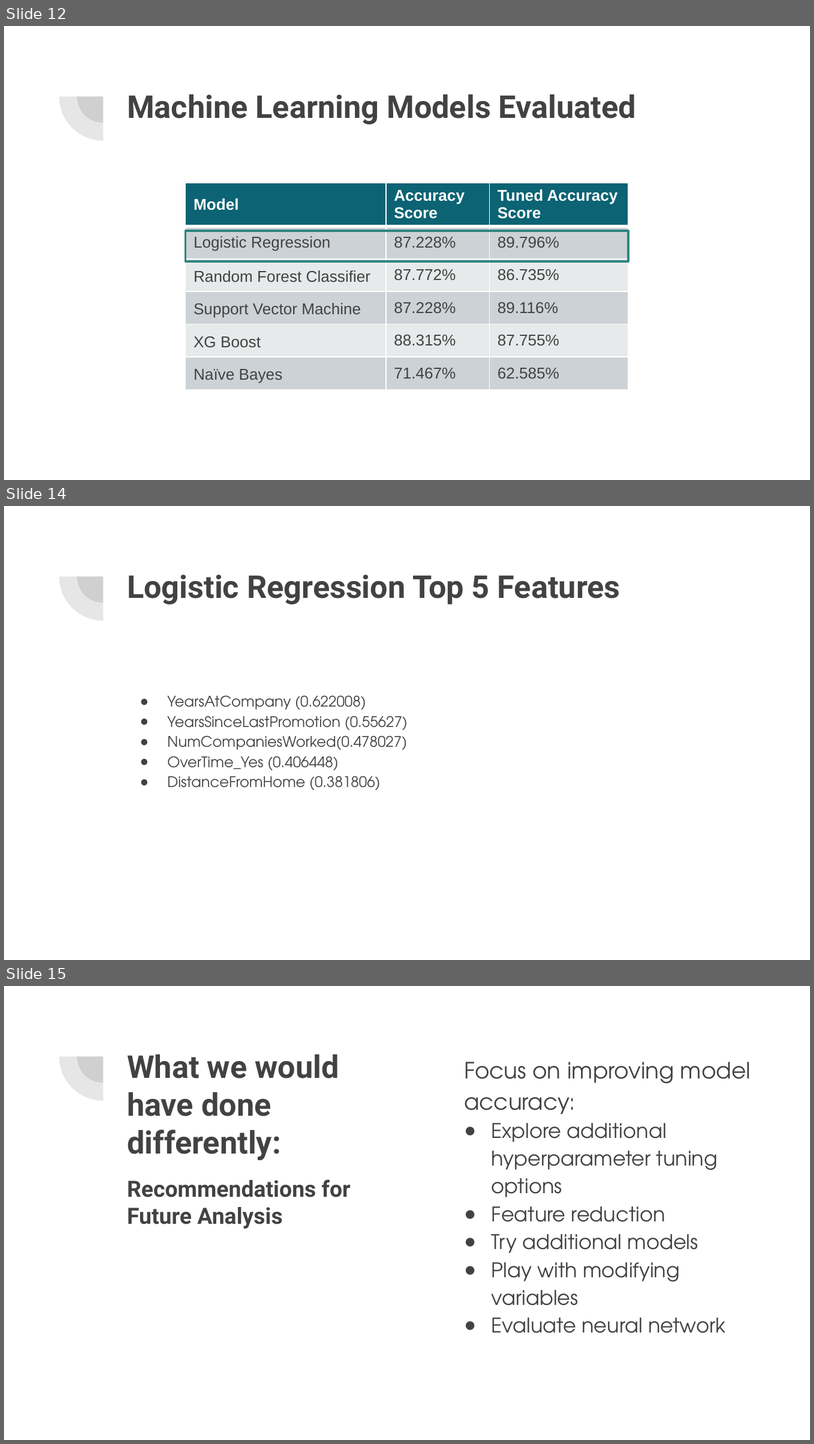
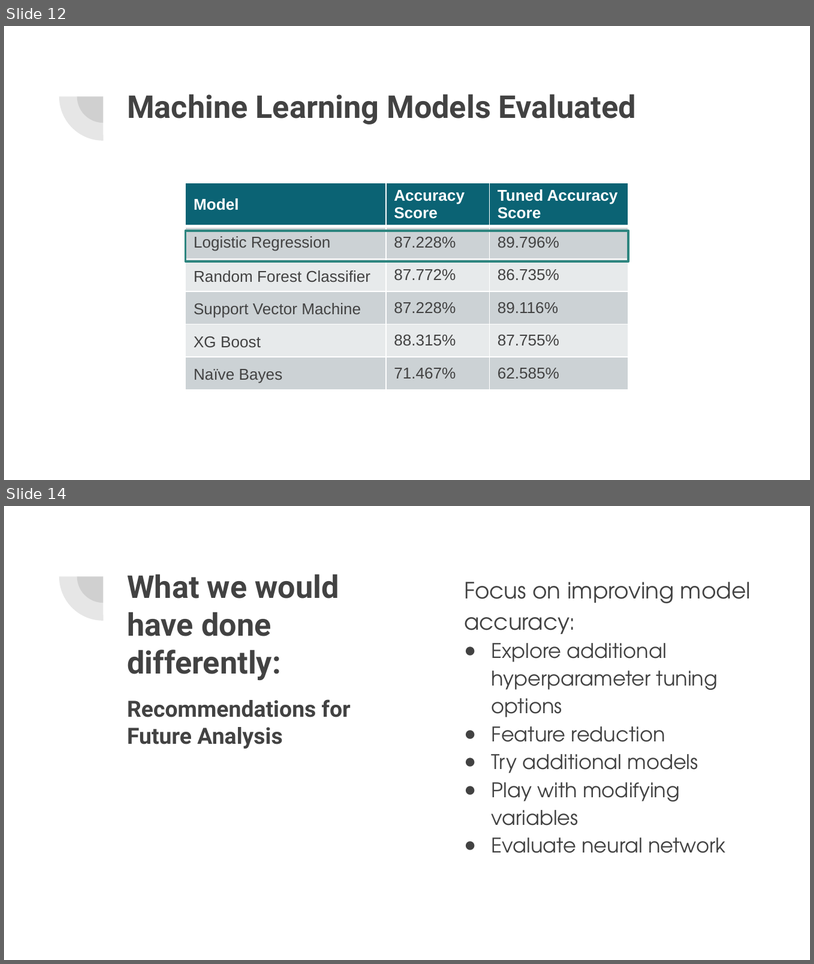
Before and after one commit to lykkelig/Group6_Final_Project, a slide deck: Presentation/Final Project Presentation.pptx. Shown one above the other, each under a label of ours: slides 12, 14 and 15 before the commit, slides 12 and 14 after it; the slides between them are not shown. The pictures are 814x1444 and 814x964 pixels, drawn with LibreOffice and Linux fonts; fonts in the diff are those of the drawing. Boxes give left, top, right and bottom in pixels: in the first picture for what was removed or moved away, otherwise in the second. Text is boxed around its words. In the diff, an @@ line names an element or a change of style, - is before the commit and + after.

```diff
--- a/Presentation/Final Project Presentation.pptx
+++ b/Presentation/Final Project Presentation.pptx
@@ slide 14 removed at bbox=[4, 506, 810, 960], background #FFFFFF; not listed: 2 template elements that a slide beside it also shows @@
@@ title removed at bbox=[127, 574, 621, 604] @@
-Logistic Regression Top 5 Features
@@ text removed at bbox=[167, 695, 408, 790] @@
-● YearsAtCompany (0.622008)
-● YearsSinceLastPromotion (0.55627)
-● NumCompaniesWorked(0.478027)
-● OverTime_Yes (0.406448)
-● DistanceFromHome (0.381806)
@@ what was slide 15 is now slide 14 @@
```
Also in this commit, not shown: 1 slide changed.
